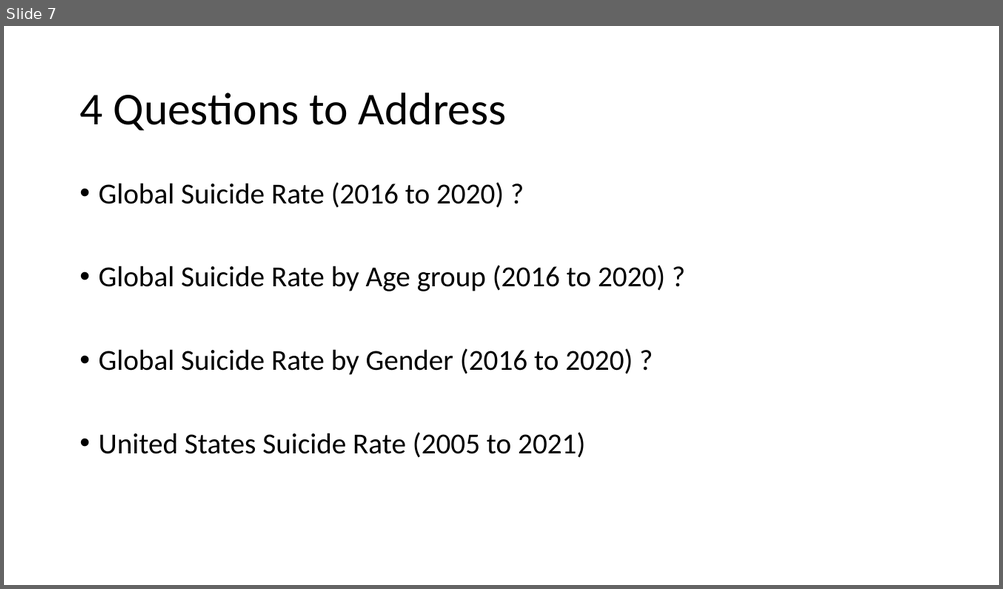
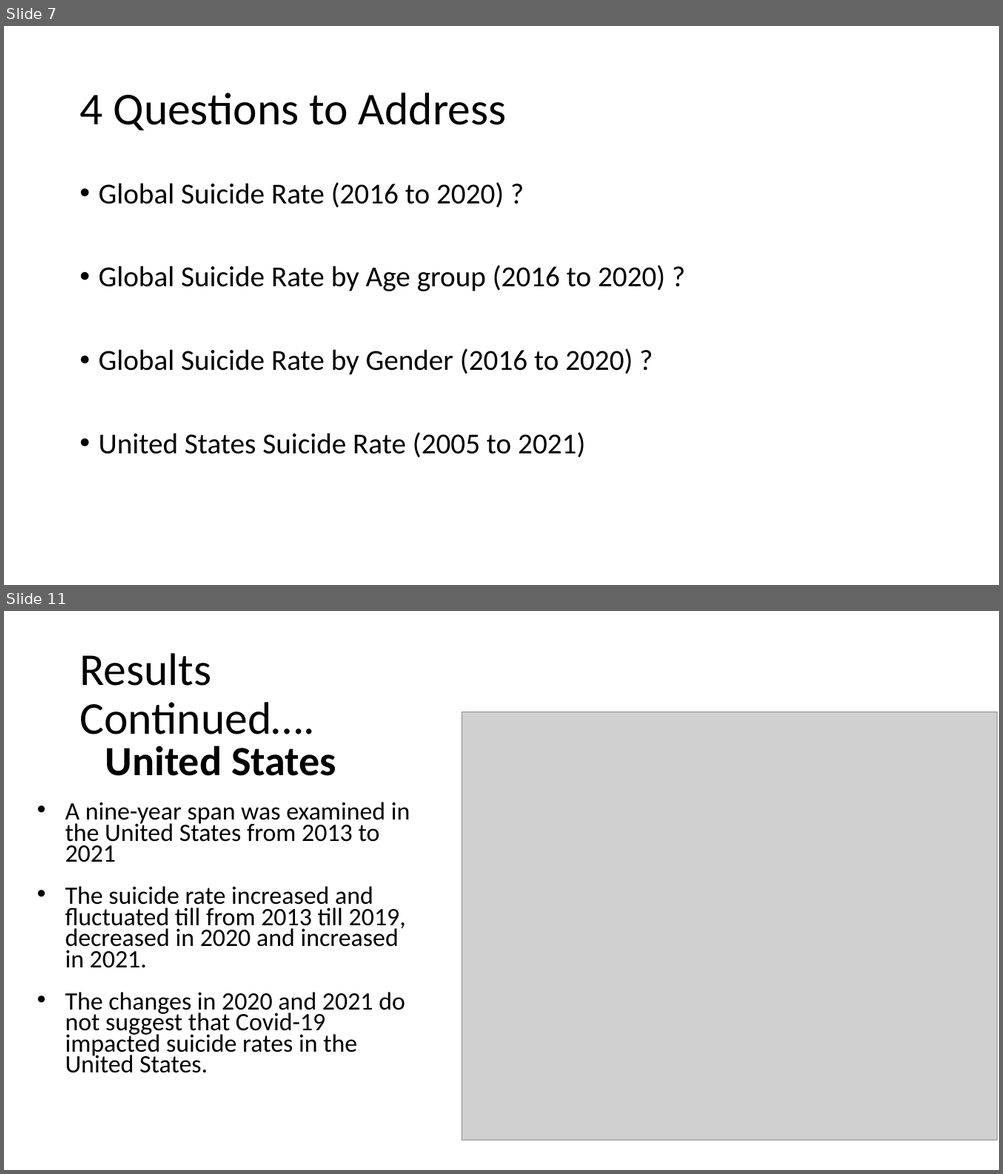
Before and after one commit to BirundhaVaratharajan/Project-1, a slide deck: Project 1 PPT.pptx. Shown one above the other, each under a label of ours: slide 7 before the commit, slides 7 and 11 after it; the slides between them are not shown. The pictures are 1003x589 and 1003x1174 pixels, drawn with LibreOffice and Linux fonts; fonts in the diff are those of the drawing; grey boxes stand for pictures. Boxes give left, top, right and bottom in pixels: in the first picture for what was removed or moved away, otherwise in the second. Text is boxed around its words. In the diff, an @@ line names an element or a change of style, - is before the commit and + after.

```diff
--- a/Project 1 PPT.pptx
+++ b/Project 1 PPT.pptx
@@ slide 11 added at [4, 611, 999, 1170], background #FFFFFF @@
@@ title added at [79, 653, 314, 735], 44 pt, text #000000 @@
+Results Continued….
@@ picture added at [462, 712, 998, 1141] @@
@@ text added at [65, 746, 410, 1073], 24.2 pt, text #000000 @@
+United States
+• A nine-year span was examined in the United States from 2013 to 2021
+• The suicide rate increased and fluctuated till from 2013 till 2019, decreased in 2020 and increased in 2021.
+• The changes in 2020 and 2021 do not suggest that Covid-19 impacted suicide rates in the United States.
```
Also in this commit, not shown: 2 slides changed, 1 other slide added.
